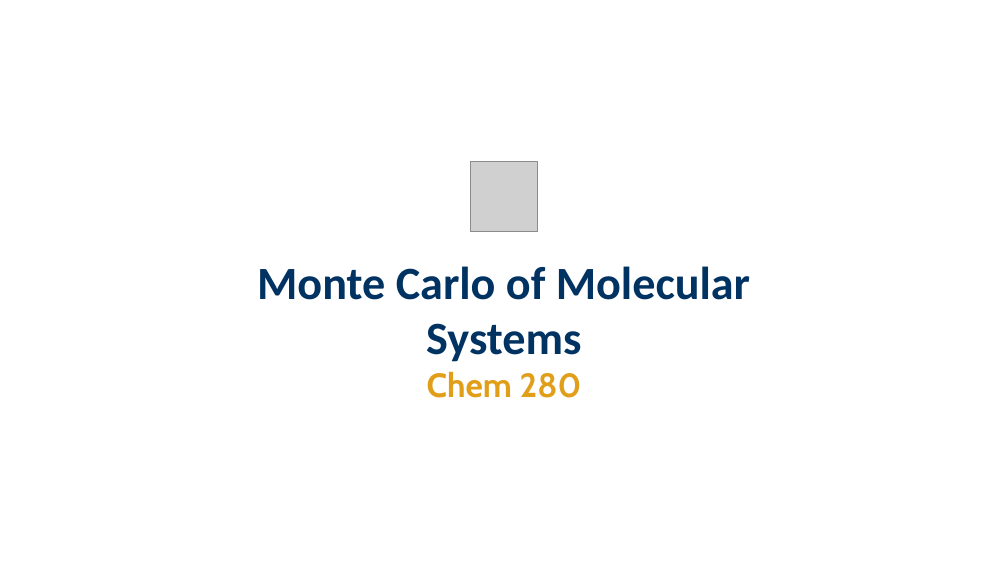
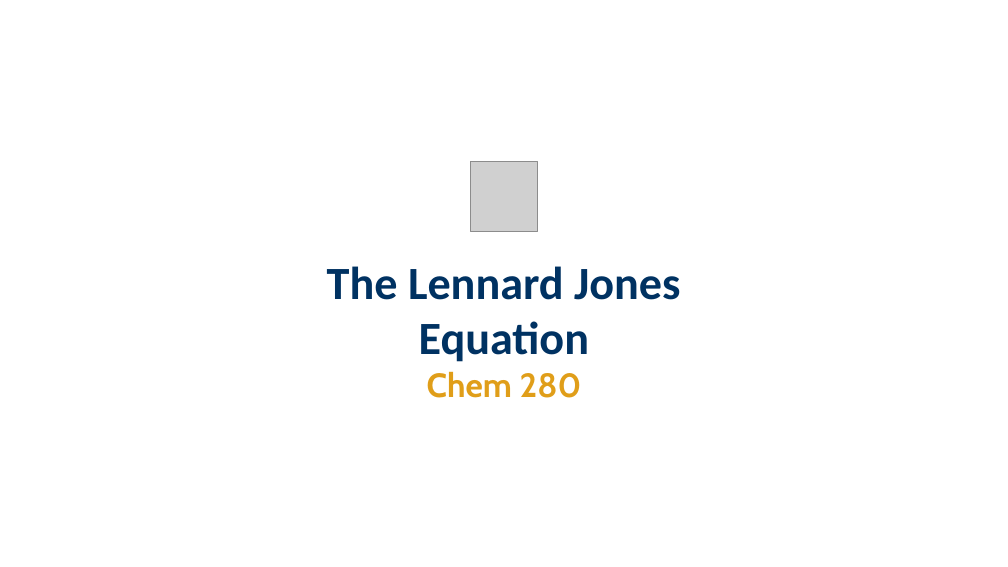
Before and after one commit to msse-chem-280-2024/msse-chem-280-2024.github.io, a slide deck: slide 1 of _files/intro-lennard-jones.pptx. Drawn at 1008x567 pixels with LibreOffice and Linux fonts; fonts in the diff are those of the drawing; grey boxes stand for pictures; background and template pictures are left out. Boxes give left, top, right and bottom in pixels: in the first picture for what was removed or moved away, otherwise in the second. Text is boxed around its words. In the diff, an @@ line names an element or a change of style, - is before the commit and + after.

```diff
--- a/_files/intro-lennard-jones.pptx
+++ b/_files/intro-lennard-jones.pptx
@@ text at (327, 266, 680, 362): text changed @@
-Monte Carlo of Molecular Systems
+The Lennard Jones Equation
```
Also in this commit, not shown: 1 other slide changed, 3 slides added, 5 slides removed, 6 other files.
